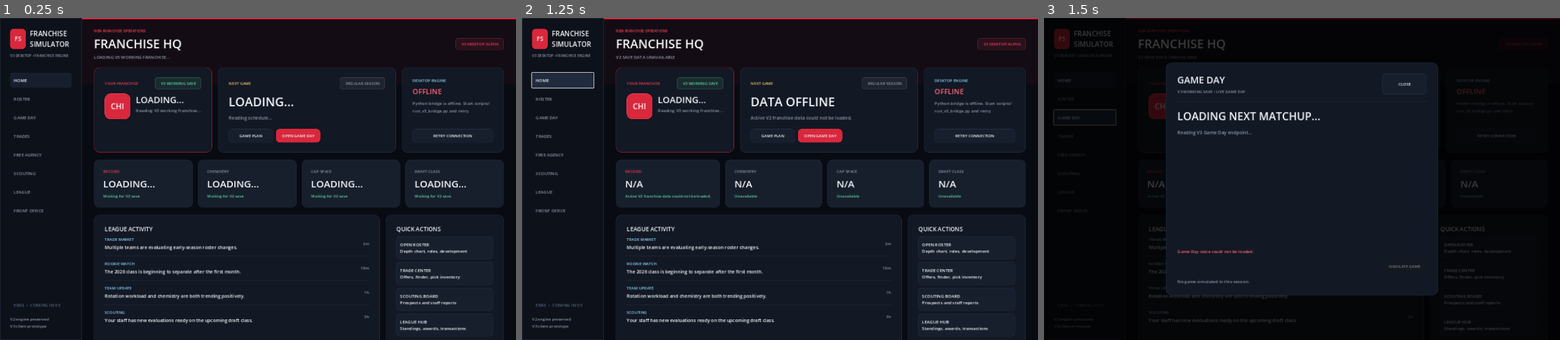
Above: before the commit, frames 1-3 (left to right).
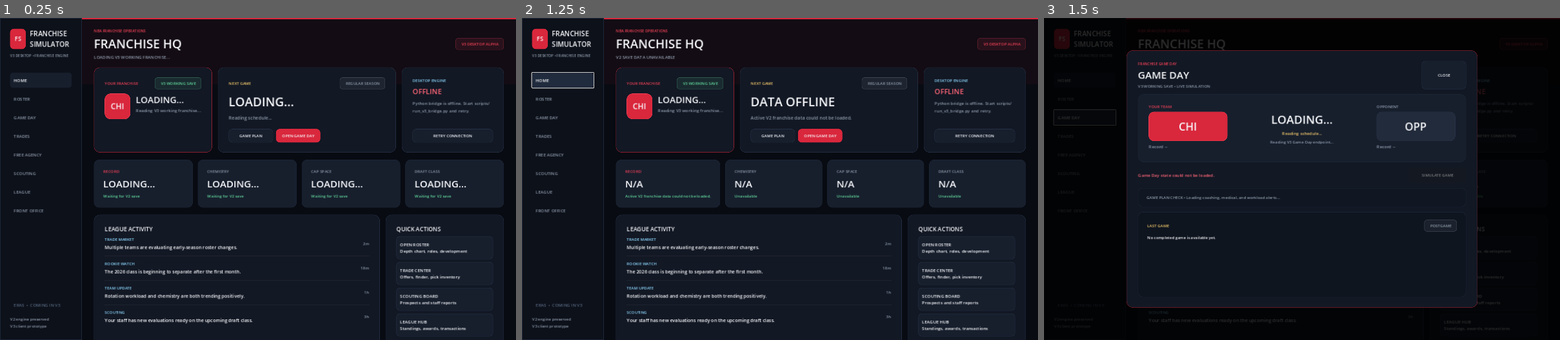
Above: after the commit, the same moments.

Repository: mklim6/NBA_Roster_Optimization_Engine
Game: Godot game, scene res://scenes/main.tscn
The game is run twice, just before and just after one commit, with the same random seed, the same clock (stepped at 60 frames per second) and the same inputs.
Inputs:
- Up to frame 1 (0.25 s): no input
- Up to frame 2 (1.25 s): click "HOME" at 0.5 s
- Up to frame 3 (1.5 s): click "GAME DAY" at 1.25 s

Frames 1-2 are identical in both runs. In frame 3, 15% of the frame differs, in the area x 16-84%, y 10-90%.

Commit message:
Redesign V3 Game Day presentation

Diff:
--- a/godot_client/scripts/main.gd
+++ b/godot_client/scripts/main.gd
@@ -56,6 +56,12 @@
 var game_day_simulate_button: Button
 var game_day_result_label: Label
 var game_day_active_team := ""
+var game_day_team_badge: Label
+var game_day_opponent_badge: Label
+var game_day_team_record_label: Label
+var game_day_opponent_record_label: Label
+var game_day_meta_label: Label
+var game_day_alerts_label: Label
 var rotation_edit_rows := {}
 var rotation_edit_order := []
 var rotation_feedback: Label
@@ -889,7 +895,7 @@
 	game_day_overlay.move_to_front()
 
 	var dim := ColorRect.new()
-	dim.color = Color(0, 0, 0, 0.76)
+	dim.color = Color(0, 0, 0, 0.82)
 	dim.mouse_filter = Control.MOUSE_FILTER_STOP
 	game_day_overlay.add_child(dim)
 	dim.set_anchors_and_offsets_preset(Control.PRESET_FULL_RECT)
@@ -899,9 +905,10 @@
 	game_day_overlay.add_child(center)
 	center.set_anchors_and_offsets_preset(Control.PRESET_FULL_RECT)
 
-	var card := _card(Vector2(760, 650))
+	var card := _card(Vector2(980, 720))
 	card.size_flags_horizontal = Control.SIZE_SHRINK_CENTER
 	card.size_flags_vertical = Control.SIZE_SHRINK_CENTER
+	card.add_theme_stylebox_override("panel", _box(PANEL, 18, Color(TEAM_PRIMARY, 0.55)))
 	center.add_child(card)
 
 	var body := _card_body(card, 22)
@@ -913,16 +920,23 @@
 
 	var titles := VBoxContainer.new()
 	titles.size_flags_horizontal = Control.SIZE_EXPAND_FILL
+	titles.add_theme_constant_override("separation", 2)
 	header.add_child(titles)
+
+	var eyebrow := Label.new()
+	eyebrow.text = "FRANCHISE GAME DAY"
+	eyebrow.add_theme_color_override("font_color", TEAM_PRIMARY_HOVER)
+	eyebrow.add_theme_font_size_override("font_size", 10)
+	titles.add_child(eyebrow)
 
 	var title := Label.new()
 	title.text = "GAME DAY"
 	title.add_theme_color_override("font_color", TEXT)
-	title.add_theme_font_size_override("font_size", 26)
+	title.add_theme_font_size_override("font_size", 28)
 	titles.add_child(title)
 
 	var subtitle := Label.new()
-	subtitle.text = "V3 WORKING SAVE • LIVE GAME DAY"
+	subtitle.text = "V3 WORKING SAVE • LIVE SIMULATION"
 	subtitle.add_theme_color_override("font_color", MUTED)
 	subtitle.add_theme_font_size_override("font_size", 11)
 	titles.add_child(subtitle)
@@ -931,51 +945,159 @@
 	close_button.pressed.connect(_close_game_day_overlay)
 	header.add_child(close_button)
 
-	body.add_child(_divider())
+	var matchup_panel := PanelContainer.new()
+	matchup_panel.custom_minimum_size = Vector2(0, 190)
+	matchup_panel.add_theme_stylebox_override("panel", _box(PANEL_ALT, 16, SOFT_BORDER))
+	body.add_child(matchup_panel)
+
+	var matchup_margin := MarginContainer.new()
+	_set_margins(matchup_margin, 20, 18, 20, 18)
+	matchup_panel.add_child(matchup_margin)
+
+	var matchup_row := HBoxContainer.new()
+	matchup_row.add_theme_constant_override("separation", 18)
+	matchup_margin.add_child(matchup_row)
+
+	var left_team := VBoxContainer.new()
+	left_team.custom_minimum_size = Vector2(220, 0)
+	left_team.add_theme_constant_override("separation", 6)
+	matchup_row.add_child(left_team)
+
+	left_team.add_child(_small_label("YOUR TEAM", TEAM_PRIMARY_HOVER))
+
+	var left_badge_panel := PanelContainer.new()
+	left_badge_panel.custom_minimum_size = Vector2(100, 82)
+	left_badge_panel.add_theme_stylebox_override("panel", _box(TEAM_PRIMARY, 14, TEAM_PRIMARY_HOVER))
+	left_team.add_child(left_badge_panel)
+
+	game_day_team_badge = Label.new()
+	game_day_team_badge.text = "CHI"
+	game_day_team_badge.horizontal_alignment = HORIZONTAL_ALIGNMENT_CENTER
+	game_day_team_badge.vertical_alignment = VERTICAL_ALIGNMENT_CENTER
+	game_day_team_badge.add_theme_color_override("font_color", TEXT)
+	game_day_team_badge.add_theme_font_size_override("font_size", 30)
+	left_badge_panel.add_child(game_day_team_badge)
+
+	game_day_team_record_label = Label.new()
+	game_day_team_record_label.text = "Record --"
+	game_day_team_record_label.add_theme_color_override("font_color", MUTED)
+	game_day_team_record_label.add_theme_font_size_override("font_size", 12)
+	left_team.add_child(game_day_team_record_label)
+
+	var center_matchup := VBoxContainer.new()
+	center_matchup.size_flags_horizontal = Control.SIZE_EXPAND_FILL
+	center_matchup.alignment = BoxContainer.ALIGNMENT_CENTER
+	center_matchup.add_theme_constant_override("separation", 7)
+	matchup_row.add_child(center_matchup)
 
 	game_day_matchup_label = Label.new()
-	game_day_matchup_label.text = "LOADING NEXT MATCHUP..."
+	game_day_matchup_label.text = "LOADING..."
+	game_day_matchup_label.horizontal_alignment = HORIZONTAL_ALIGNMENT_CENTER
 	game_day_matchup_label.add_theme_color_override("font_color", TEXT)
-	game_day_matchup_label.add_theme_font_size_override("font_size", 30)
-	body.add_child(game_day_matchup_label)
+	game_day_matchup_label.add_theme_font_size_override("font_size", 32)
+	center_matchup.add_child(game_day_matchup_label)
+
+	game_day_meta_label = Label.new()
+	game_day_meta_label.text = "Reading schedule..."
+	game_day_meta_label.horizontal_alignment = HORIZONTAL_ALIGNMENT_CENTER
+	game_day_meta_label.add_theme_color_override("font_color", GOLD)
+	game_day_meta_label.add_theme_font_size_override("font_size", 12)
+	center_matchup.add_child(game_day_meta_label)
 
 	game_day_detail_label = Label.new()
 	game_day_detail_label.text = "Reading V3 Game Day endpoint..."
+	game_day_detail_label.horizontal_alignment = HORIZONTAL_ALIGNMENT_CENTER
 	game_day_detail_label.autowrap_mode = TextServer.AUTOWRAP_WORD_SMART
 	game_day_detail_label.add_theme_color_override("font_color", MUTED)
-	game_day_detail_label.add_theme_font_size_override("font_size", 13)
-	body.add_child(game_day_detail_label)
-
-	var spacer := Control.new()
-	spacer.size_flags_vertical = Control.SIZE_EXPAND_FILL
-	body.add_child(spacer)
+	game_day_detail_label.add_theme_font_size_override("font_size", 11)
+	center_matchup.add_child(game_day_detail_label)
+
+	var right_team := VBoxContainer.new()
+	right_team.custom_minimum_size = Vector2(220, 0)
+	right_team.add_theme_constant_override("separation", 6)
+	matchup_row.add_child(right_team)
+
+	right_team.add_child(_small_label("OPPONENT", MUTED))
+
+	var right_badge_panel := PanelContainer.new()
+	right_badge_panel.custom_minimum_size = Vector2(100, 82)
+	right_badge_panel.add_theme_stylebox_override("panel", _box(Color("222b3b"), 14, BORDER))
+	right_team.add_child(right_badge_panel)
+
+	game_day_opponent_badge = Label.new()
+	game_day_opponent_badge.text = "OPP"
+	game_day_opponent_badge.horizontal_alignment = HORIZONTAL_ALIGNMENT_CENTER
+	game_day_opponent_badge.vertical_alignment = VERTICAL_ALIGNMENT_CENTER
+	game_day_opponent_badge.add_theme_color_override("font_color", TEXT)
+	game_day_opponent_badge.add_theme_font_size_override("font_size", 30)
+	right_badge_panel.add_child(game_day_opponent_badge)
+
+	game_day_opponent_record_label = Label.new()
+	game_day_opponent_record_label.text = "Record --"
+	game_day_opponent_record_label.add_theme_color_override("font_color", MUTED)
+	game_day_opponent_record_label.add_theme_font_size_override("font_size", 12)
+	right_team.add_child(game_day_opponent_record_label)
+
+	var readiness := HBoxContainer.new()
+	readiness.add_theme_constant_override("separation", 12)
+	body.add_child(readiness)
 
 	game_day_status_label = Label.new()
+	game_day_status_label.size_flags_horizontal = Control.SIZE_EXPAND_FILL
 	game_day_status_label.text = "Connecting to Game Day state..."
 	game_day_status_label.autowrap_mode = TextServer.AUTOWRAP_WORD_SMART
 	game_day_status_label.add_theme_color_override("font_color", MUTED)
 	game_day_status_label.add_theme_font_size_override("font_size", 12)
-	body.add_child(game_day_status_label)
-
-	var action_row := HBoxContainer.new()
-	action_row.add_theme_constant_override("separation", 10)
-	body.add_child(action_row)
-
-	var action_spacer := Control.new()
-	action_spacer.size_flags_horizontal = Control.SIZE_EXPAND_FILL
-	action_row.add_child(action_spacer)
+	readiness.add_child(game_day_status_label)
 
 	game_day_simulate_button = _action_button("SIMULATE GAME", true)
+	game_day_simulate_button.custom_minimum_size = Vector2(160, 44)
 	game_day_simulate_button.disabled = true
 	game_day_simulate_button.pressed.connect(_simulate_game_day_overlay)
-	action_row.add_child(game_day_simulate_button)
+	readiness.add_child(game_day_simulate_button)
+
+	var alert_panel := PanelContainer.new()
+	alert_panel.add_theme_stylebox_override("panel", _box(Color("101722"), 12, SOFT_BORDER))
+	body.add_child(alert_panel)
+
+	var alert_margin := MarginContainer.new()
+	_set_margins(alert_margin, 14, 10, 14, 10)
+	alert_panel.add_child(alert_margin)
+
+	game_day_alerts_label = Label.new()
+	game_day_alerts_label.text = "GAME PLAN CHECK • Loading coaching, medical, and workload alerts..."
+	game_day_alerts_label.autowrap_mode = TextServer.AUTOWRAP_WORD_SMART
+	game_day_alerts_label.add_theme_color_override("font_color", MUTED)
+	game_day_alerts_label.add_theme_font_size_override("font_size", 11)
+	alert_margin.add_child(game_day_alerts_label)
+
+	var result_panel := PanelContainer.new()
+	result_panel.size_flags_vertical = Control.SIZE_EXPAND_FILL
+	result_panel.add_theme_stylebox_override("panel", _box(Color("0f151f"), 14, SOFT_BORDER))
+	body.add_child(result_panel)
+
+	var result_margin := MarginContainer.new()
+	_set_margins(result_margin, 16, 14, 16, 14)
+	result_panel.add_child(result_margin)
+
+	var result_box := VBoxContainer.new()
+	result_box.add_theme_constant_override("separation", 8)
+	result_margin.add_child(result_box)
+
+	var last_game_header := HBoxContainer.new()
+	result_box.add_child(last_game_header)
+	last_game_header.add_child(_small_label("LAST GAME", GOLD))
+	var last_game_spacer := Control.new()
+	last_game_spacer.size_flags_horizontal = Control.SIZE_EXPAND_FILL
+	last_game_header.add_child(last_game_spacer)
+	last_game_header.add_child(_pill("POSTGAME", MUTED))
 
 	game_day_result_label = Label.new()
-	game_day_result_label.text = "No game simulated in this session."
+	game_day_result_label.text = "No completed game is available yet."
 	game_day_result_label.autowrap_mode = TextServer.AUTOWRAP_WORD_SMART
-	game_day_result_label.add_theme_color_override("font_color", MUTED)
-	game_day_result_label.add_theme_font_size_override("font_size", 12)
-	body.add_child(game_day_result_label)
+	game_day_result_label.add_theme_color_override("font_color", TEXT)
+	game_day_result_label.add_theme_font_size_override("font_size", 11)
+	result_box.add_child(game_day_result_label)
 
 	_request_game_day_overlay()
 
@@ -1027,13 +1149,32 @@
 		game_day_status_label.text = "No controlled-team game is currently scheduled."
 		return
 
-	game_day_matchup_label.text = str(next_game.get("matchup", "NEXT GAME")).to_upper()
-	game_day_detail_label.text = (
-		"Your record %s • Opponent %s\nDAY %s • %s rotation players • %.0f minutes • %s unavailable"
-	) % [
-		str(record.get("display", "N/A")),
-		str(opponent_record.get("display", "N/A")),
-		str(next_game.get("day_index", "?")),
+	var active_team := str(payload.get("team", "TEAM")).to_upper()
+	var opponent_team := str(next_game.get("opponent", "OPP")).to_upper()
+	var is_home := bool(next_game.get("is_home", false))
+
+	if game_day_team_badge != null:
+		game_day_team_badge.text = active_team
+	if game_day_opponent_badge != null:
+		game_day_opponent_badge.text = opponent_team
+	if game_day_team_record_label != null:
+		game_day_team_record_label.text = "Record %s" % str(record.get("display", "N/A"))
+	if game_day_opponent_record_label != null:
+		game_day_opponent_record_label.text = "Record %s" % str(opponent_record.get("display", "N/A"))
+
+	game_day_matchup_label.text = "%s  %s  %s" % [
+		active_team,
+		"VS" if is_home else "@",
+		opponent_team
+	]
+
+	if game_day_meta_label != null:
+		game_day_meta_label.text = "DAY %s • %s" % [
+			str(next_game.get("day_index", "?")),
+			"HOME" if is_home else "AWAY"
+		]
+
+	game_day_detail_label.text = "%s rotation players • %.0f minutes • %s unavailable" % [
 		str(rotation.get("rotation_player_ids", []).size()),
 		float(rotation.get("total_minutes", 0.0)),
 		str(unavailable.size())
@@ -1041,7 +1182,7 @@
 
 	if (
 		game_day_result_label != null
-		and game_day_result_label.text == "No game simulated in this session."
+		and game_day_result_label.text in ["No game simulated in this session.", "No completed game is available yet."]
 		and last_game != null
 		and typeof(last_game) == TYPE_DICTIONARY
 	):
@@ -1062,6 +1203,24 @@
 			persisted_result,
 			-1
 		)
+
+	var alerts: Array = payload.get("coaching_alerts", [])
+	var alert_lines: Array = []
+	for raw_alert in alerts:
+		if typeof(raw_alert) != TYPE_DICTIONARY:
+			continue
+		var alert: Dictionary = raw_alert
+		var title_text := str(alert.get("title", "Alert"))
+		var severity := str(alert.get("severity", "info")).to_upper()
+		alert_lines.append("%s • %s" % [severity, title_text])
+		if alert_lines.size() >= 4:
+			break
+
+	if game_day_alerts_label != null:
+		if alert_lines.size() > 0:
+			game_day_alerts_label.text = "GAME PLAN CHECK • " + "   |   ".join(alert_lines)
+		else:
+			game_day_alerts_label.text = "GAME PLAN CHECK • No major coaching or medical alerts."
 
 	var ready := bool(sync.get("ready_for_next_controlled_game", false))
 	var pending := int(sync.get("cpu_games_before_next_controlled", 0))
@@ -1335,6 +1494,12 @@
 	game_day_simulate_button = null
 	game_day_result_label = null
 	game_day_active_team = ""
+	game_day_team_badge = null
+	game_day_opponent_badge = null
+	game_day_team_record_label = null
+	game_day_opponent_record_label = null
+	game_day_meta_label = null
+	game_day_alerts_label = null
 
 
 func _friendly_value(value: String) -> String:
